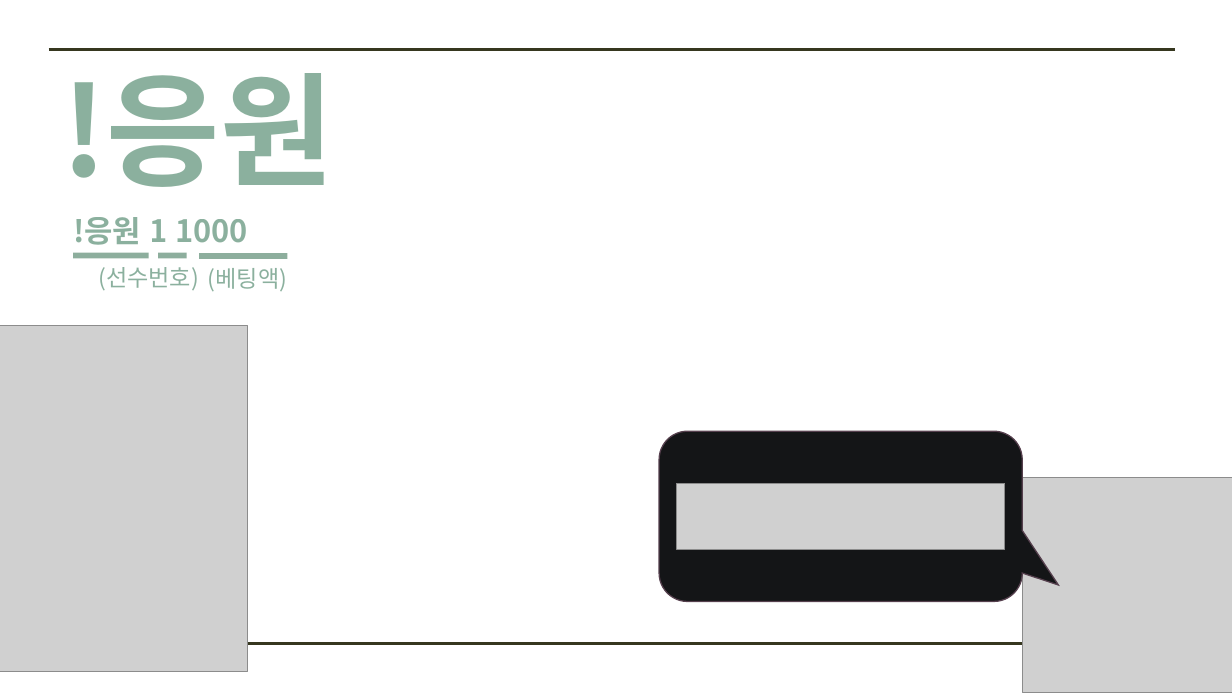
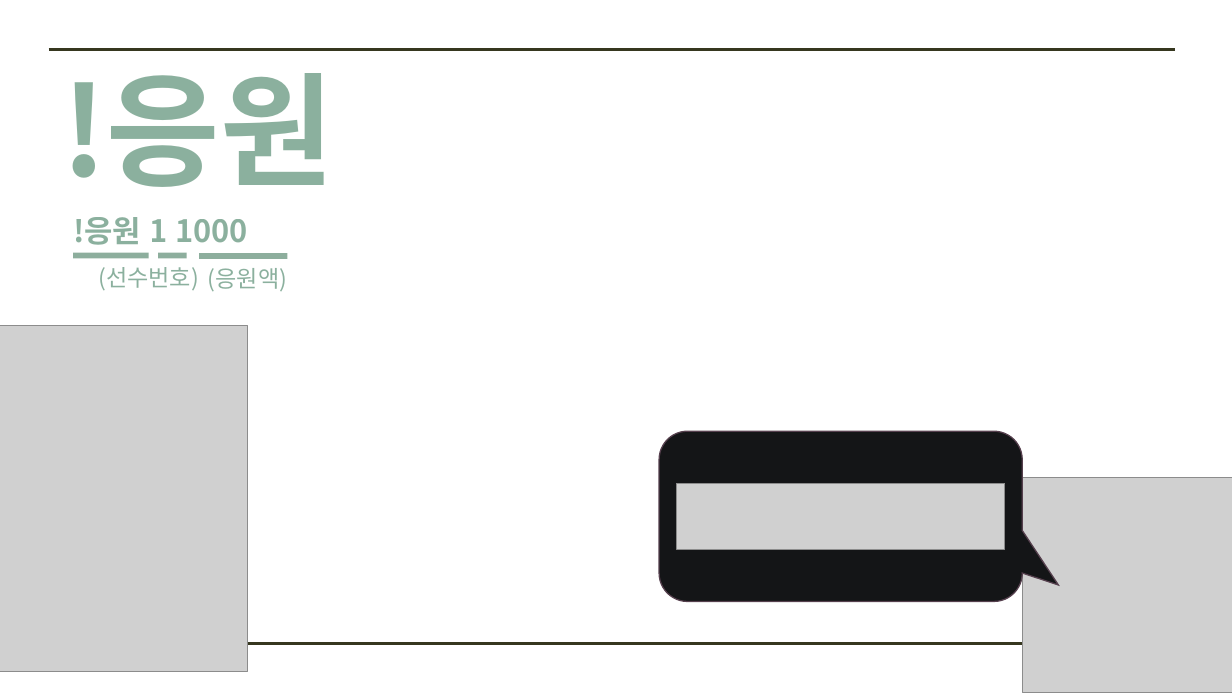
Before and after one commit to SongJongbeen/ilssak, a slide deck: slide 26 of 일싹이 소개.pptx. Drawn at 1232x693 pixels with LibreOffice and Linux fonts; fonts in the diff are those of the drawing; grey boxes stand for pictures. Boxes give left, top, right and bottom in pixels: in the first picture for what was removed or moved away, otherwise in the second. Text is boxed around its words. In the diff, an @@ line names an element or a change of style, - is before the commit and + after.

```diff
--- a/일싹이 소개.pptx
+++ b/일싹이 소개.pptx
@@ text at (x1=208, y1=268, x2=287, y2=291): text changed @@
-(베팅액)
+(응원액)
```
Also in this commit, not shown: 6 other slides changed, 17 other files.
